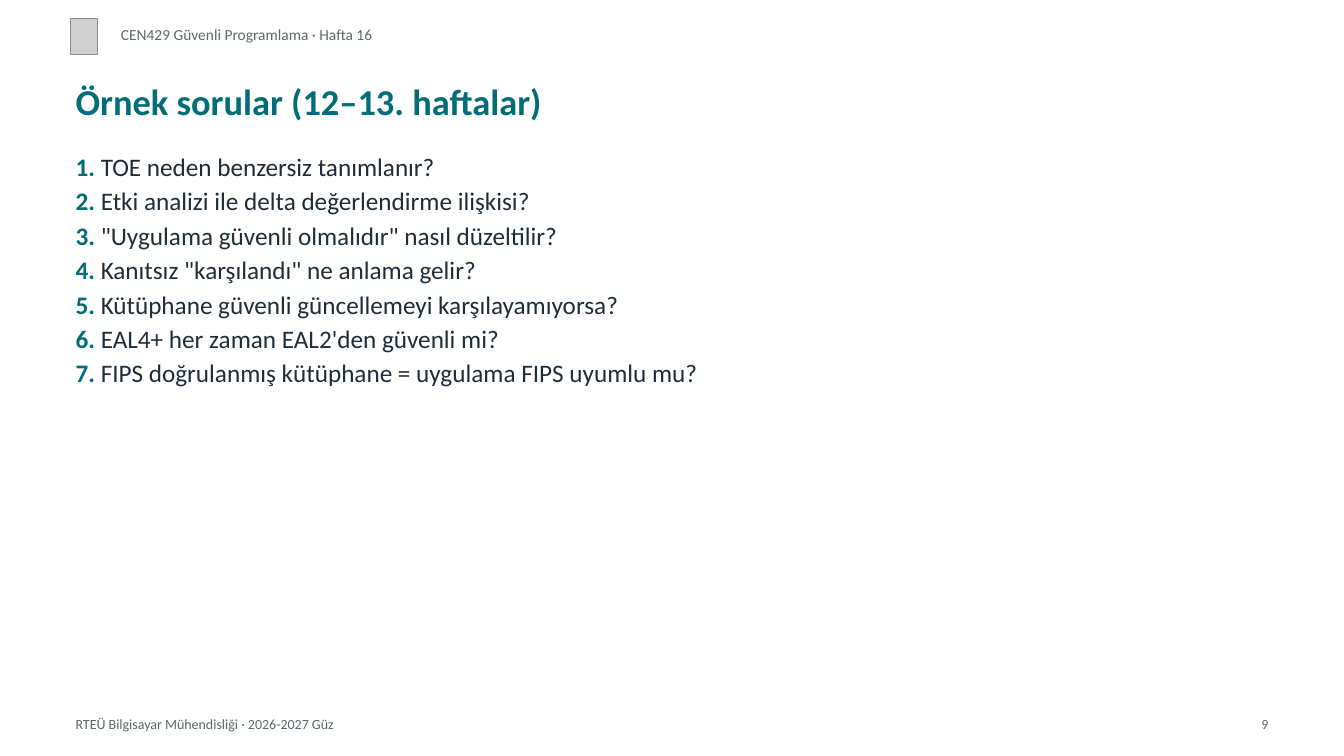
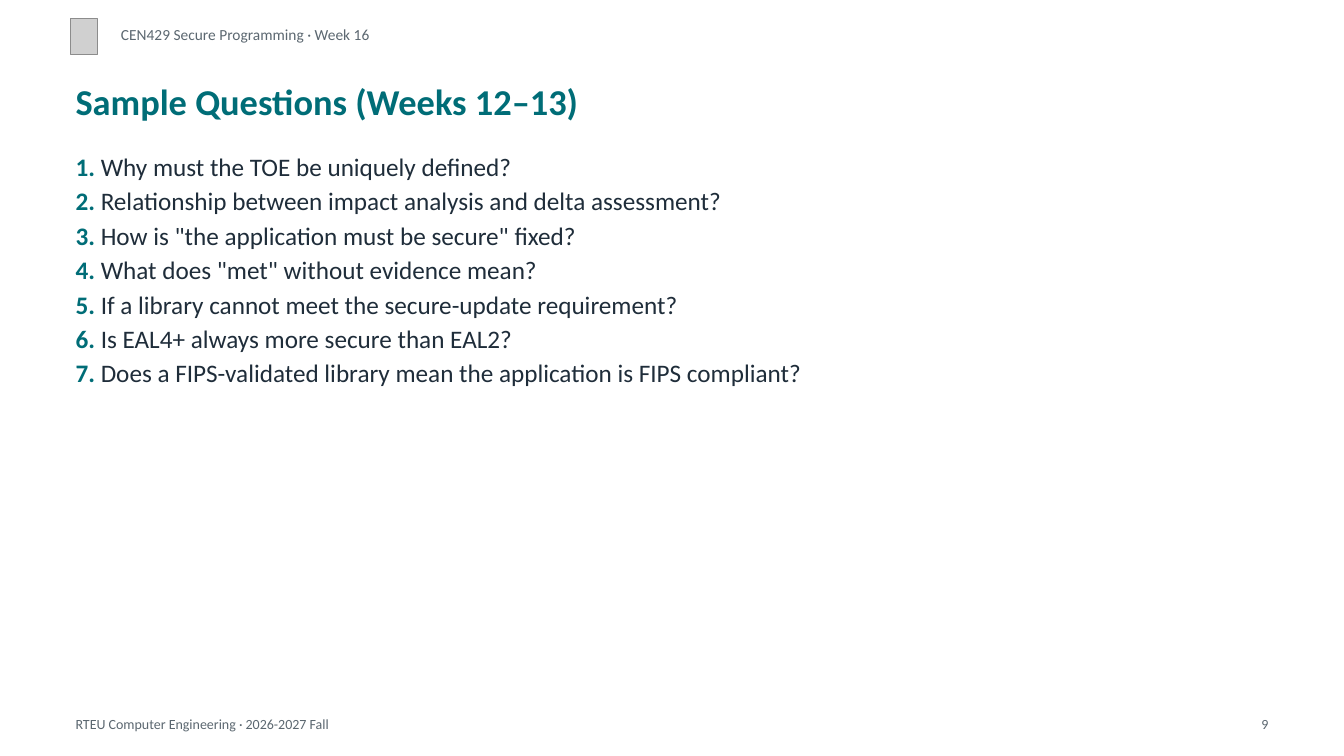
Before and after one commit to ucoruh/cen429-secure-programming, a slide deck: slide 9 of docs/week-16/cen429-week-16-sunum.en.pptx. Drawn at 1344x756 pixels with LibreOffice and Linux fonts; fonts in the diff are those of the drawing; grey boxes stand for pictures. Boxes give left, top, right and bottom in pixels: in the first picture for what was removed or moved away, otherwise in the second. Text is boxed around its words. In the diff, an @@ line names an element or a change of style, - is before the commit and + after.

```diff
--- a/docs/week-16/cen429-week-16-sunum.en.pptx
+++ b/docs/week-16/cen429-week-16-sunum.en.pptx
@@ text at <box>121,29,370,43</box>: text changed @@
-CEN429 Güvenli Programlama · Hafta 16
+CEN429 Secure Programming · Week 16
@@ text at <box>76,88,578,121</box>: text changed @@
-Örnek sorular (12–13. haftalar)
+Sample Questions (Weeks 12–13)
@@ text at <box>76,158,801,386</box>: text changed @@
-1. TOE neden benzersiz tanımlanır?
-2. Etki analizi ile delta değerlendirme ilişkisi?
-3. "Uygulama güvenli olmalıdır" nasıl düzeltilir?
-4. Kanıtsız "karşılandı" ne anlama gelir?
-5. Kütüphane güvenli güncellemeyi karşılayamıyorsa?
-6. EAL4+ her zaman EAL2'den güvenli mi?
-7. FIPS doğrulanmış kütüphane = uygulama FIPS uyumlu mu?
+1. Why must the TOE be uniquely defined?
+2. Relationship between impact analysis and delta assessment?
+3. How is "the application must be secure" fixed?
+4. What does "met" without evidence mean?
+5. If a library cannot meet the secure-update requirement?
+6. Is EAL4+ always more secure than EAL2?
+7. Does a FIPS-validated library mean the application is FIPS compliant?
@@ text at <box>76,719,329,732</box>: text changed @@
-RTEÜ Bilgisayar Mühendisliği · 2026-2027 Güz
+RTEU Computer Engineering · 2026-2027 Fall
```
Also in this commit, not shown: 19 other slides changed, 11 slides added, 11 slides removed, 15 other files.
